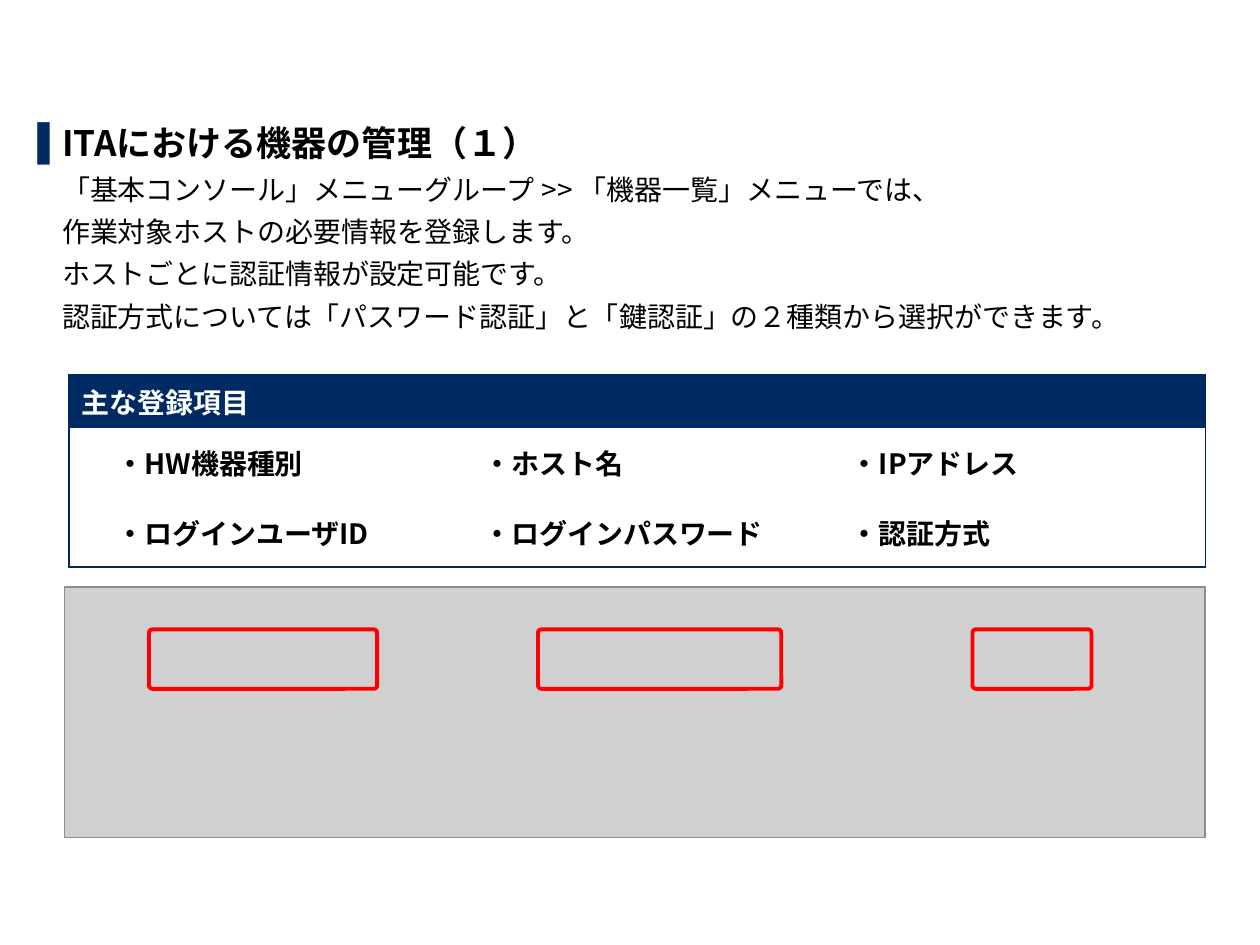
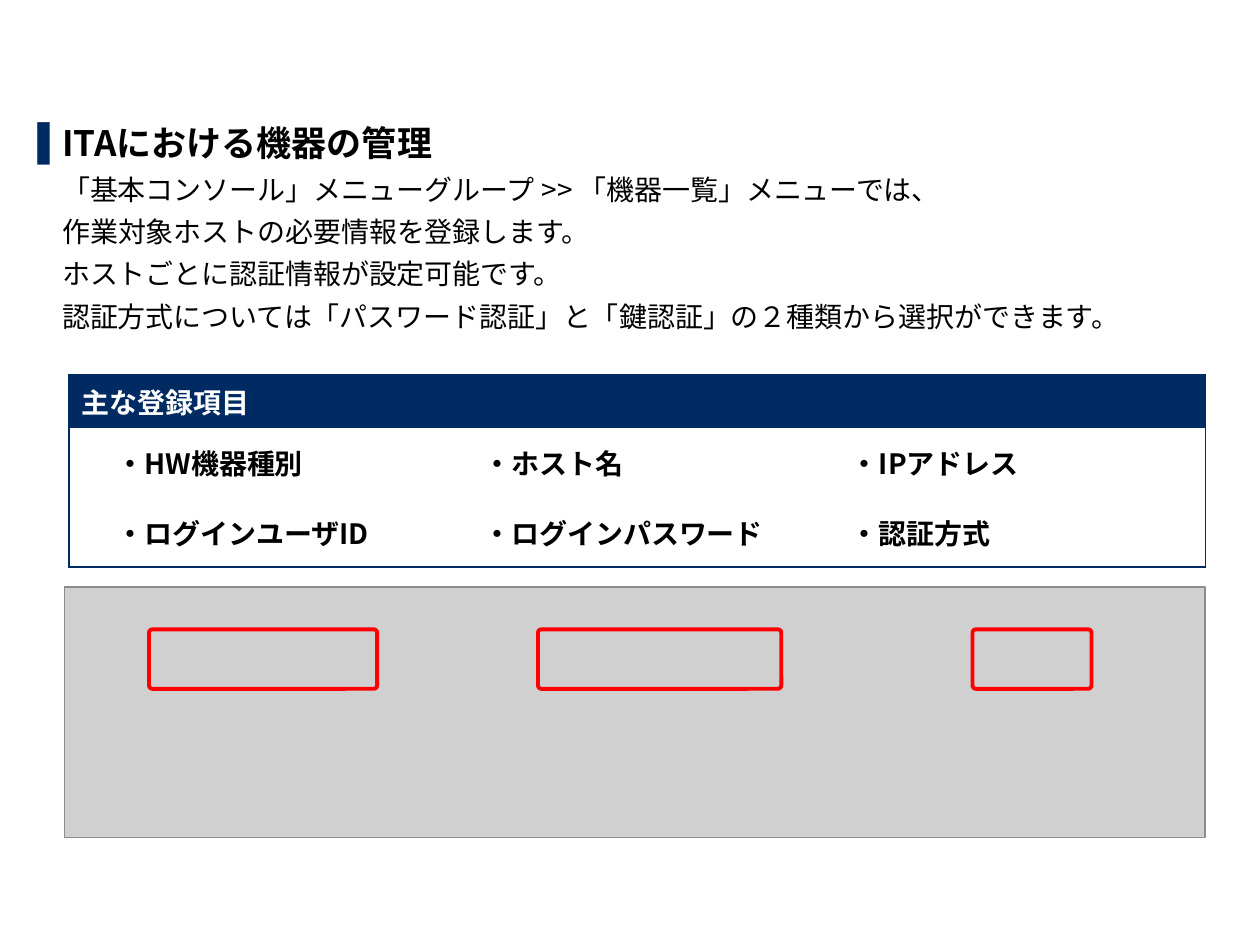
Before and after one commit to exastro-suite/it-automation-docs, a slide deck: slide 12 of asset/Learn_ja/ITA-base_classroom_lecture_ja.pptx (slide 16 before the commit). Drawn at 1260x945 pixels with LibreOffice and Linux fonts; fonts in the diff are those of the drawing; grey boxes stand for pictures; background and template pictures are left out. Boxes give left, top, right and bottom in pixels: in the first picture for what was removed or moved away, otherwise in the second. Text is boxed around its words. In the diff, an @@ line names an element or a change of style, - is before the commit and + after.

```diff
--- a/asset/Learn_ja/ITA-base_classroom_lecture_ja.pptx
+++ b/asset/Learn_ja/ITA-base_classroom_lecture_ja.pptx
@@ text at bbox=[62, 126, 432, 160]: text changed @@
-▌ ITAにおける機器の管理（１）
+▌ ITAにおける機器の管理
```
Also in this commit, not shown: 9 other slides changed, 4 slides added, 20 slides removed, 1 other file.
